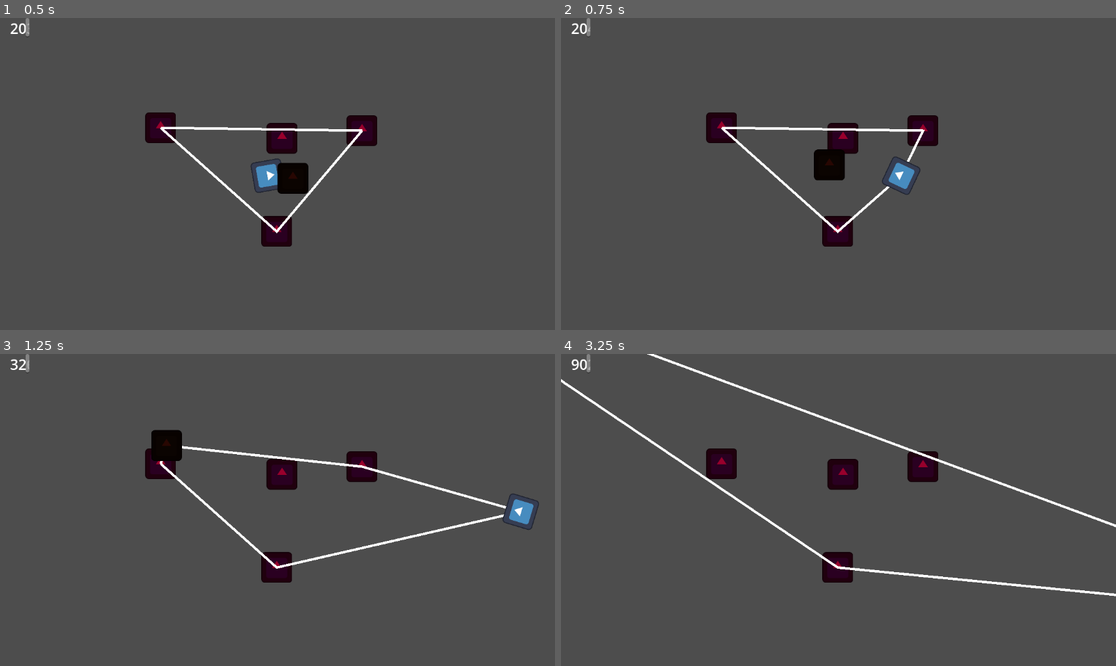
Above: before the commit, frames 1-4 (two rows, left to right).
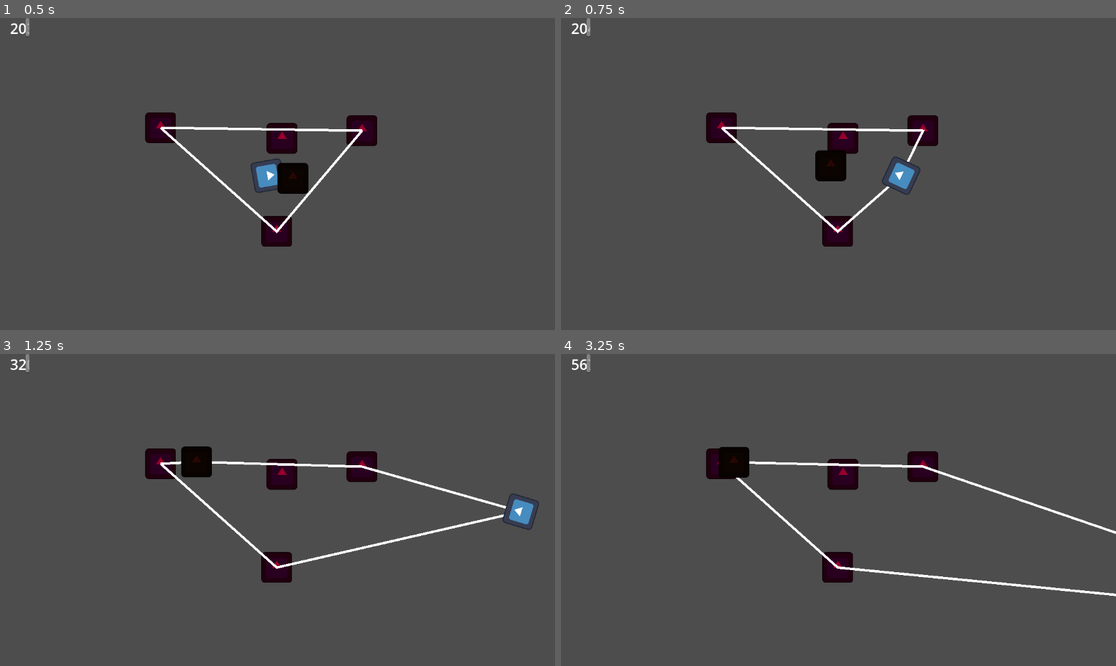
Above: after the commit, the same moments.

Repository: get-shwifty/ld54bis
Game: Godot game, scene res://logic/level/node_2d.tscn
Two runs of this game, one before a commit and one after it. Both use one fixed random seed, a clock stepped at 60 frames per second and the inputs below. The engine's default icon, where the game draws it, is replaced by a stand-in: a white triangle on a blue panel in a dark square.
Inputs (mouse positions are in pixels of both pictures, inside the frame that each line leads up to):
- Up to frame 1 (0.5 s): no input
- Up to frame 2 (0.75 s): tap Enter at 0.5 s; move the mouse to (583, 27) at 0.52 s; hold D (game_right) from 0.53 s (still down); tap Space (game_kick) at 0.6 s
- Up to frame 3 (1.25 s): keep holding D (game_right)
- Up to frame 4 (3.25 s): move the mouse to (727, 525) at 1.27 s; release D (game_right) at 1.28 s; hold S (game_down) 1.28-2.03 s; tap Space (game_kick) at 1.35, 2.1, 2.85 s; move the mouse to (894, 441) at 2.02 s; hold D (game_right) 2.03-2.78 s; move the mouse to (810, 572) at 2.77 s; hold W (game_up) from 2.78 s (still down)

Frame 1 is identical in both runs. In frame 2, 0.1% of the frame differs, in the area x 45-52%, y 42-53%; in frame 3, 1.5%; in frame 4, 2.6%, in the area x 0-100%, y 0-76%.

Commit message:
wip rebond

Diff:
--- a/logic/game/enemy.gd
+++ b/logic/game/enemy.gd
@@ -11,7 +11,7 @@
 	pass # Replace with function body.
 
 func receive_kick(kick_force):
-	linear_velocity = kick_force;
+	apply_impulse(kick_force)
 	is_stun = true
 	GameManager.elastic.add(self)
 
@@ -20,8 +20,17 @@
 	pass
 
 func _physics_process(delta):
-	return
 	if is_stun and elastic_vector != Vector2.ZERO:
-		if first_elastic_vector == Vector2.ZERO:
-			first_elastic_vector = elastic_vector
-		linear_velocity += first_elastic_vector.normalized() * 20
+		var line = $Line2D
+#		if first_elastic_vector == Vector2.ZERO:
+#			first_elastic_vector = elastic_vector
+#			line.set_point_position(1, elastic_vector.normalized() * 100)
+
+#		linear_velocity += elastic_vector.normalized() * 20
+		var speed = linear_velocity.length()
+		speed = max(0, speed - 10)
+		if speed > 0:
+			print(abs(elastic_vector.angle_to(-linear_velocity)))
+			linear_velocity = linear_velocity.normalized() * speed
+		else:
+			linear_velocity += elastic_vector.normalized() * 100
--- a/logic/game/enemy.tscn
+++ b/logic/game/enemy.tscn
@@ -18,3 +18,7 @@
 
 [node name="CollisionShape2D" type="CollisionShape2D" parent="."]
 shape = SubResource("CircleShape2D_5wxan")
+
+[node name="Line2D" type="Line2D" parent="."]
+points = PackedVector2Array(0, 0, 0, 0)
+default_color = Color(1, 0.356863, 0.568627, 1)
--- a/logic/manager/ElasticManager.gd
+++ b/logic/manager/ElasticManager.gd
@@ -61,5 +61,5 @@
 			p1 = convex[index-1]
 			p2 = convex[index+1]
 
-		var direction = (p1-obj_pos) + (p2 - obj_pos)
+		var direction = (p1-obj_pos).normalized() + (p2 - obj_pos).normalized()
 		obj.elastic_vector = direction
--- a/project.godot
+++ b/project.godot
@@ -57,6 +57,11 @@
 2d_physics/layer_1="player"
 2d_physics/layer_2="enemies"
 
+[physics]
+
+2d/default_gravity_vector=Vector2(2.08165e-12, 2.08165e-12)
+2d/default_linear_damp=1.0
+
 [rendering]
 
 renderer/rendering_method="gl_compatibility"
Not shown: 1 places in logic/level/node_2d.tscn that only renumber resources
